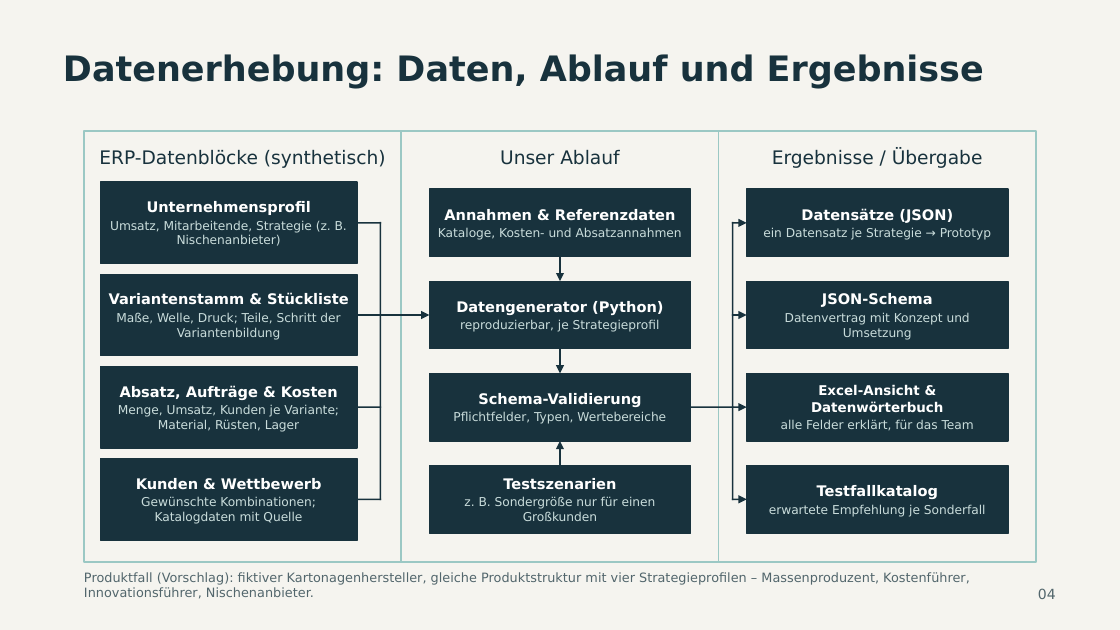
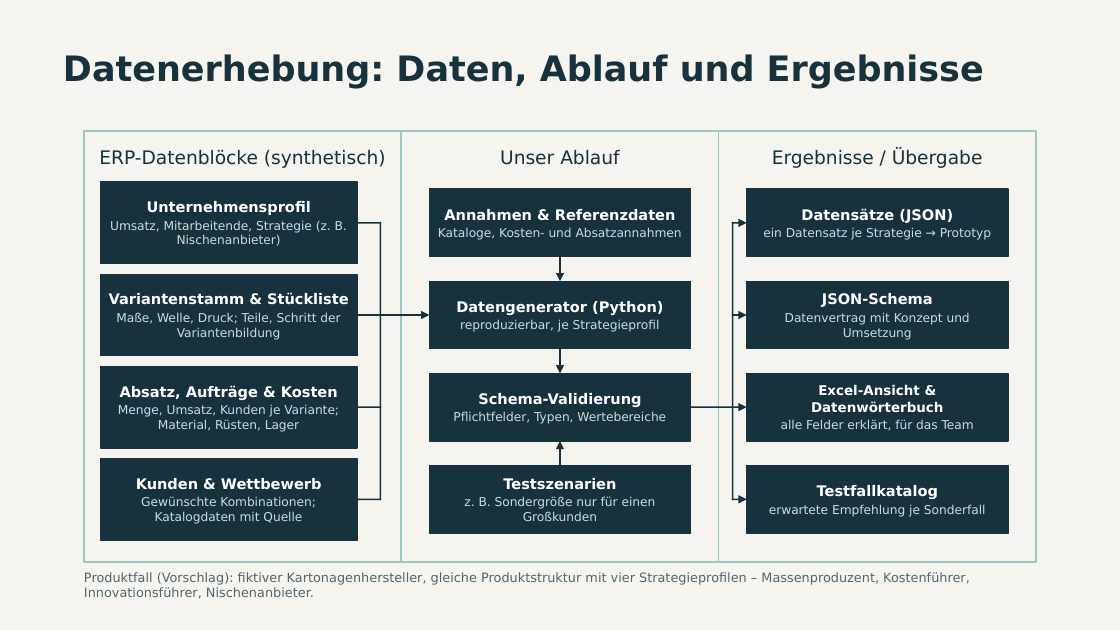
Before and after one commit to leonryuu29/ipm-datenerhebung, a slide deck: slide 1 of reports/DATENERHEBUNG_FOLIEN.pptx. Drawn at 1120x630 pixels with LibreOffice and Linux fonts; fonts in the diff are those of the drawing. Boxes give left, top, right and bottom in pixels: in the first picture for what was removed or moved away, otherwise in the second. Text is boxed around its words. In the diff, an @@ line names an element or a change of style, - is before the commit and + after.

```diff
--- a/reports/DATENERHEBUNG_FOLIEN.pptx
+++ b/reports/DATENERHEBUNG_FOLIEN.pptx
@@ text removed at (x1=1038, y1=588, x2=1056, y2=599) @@
-04
```
Also in this commit, not shown: 1 other slide changed, 1 other file.
